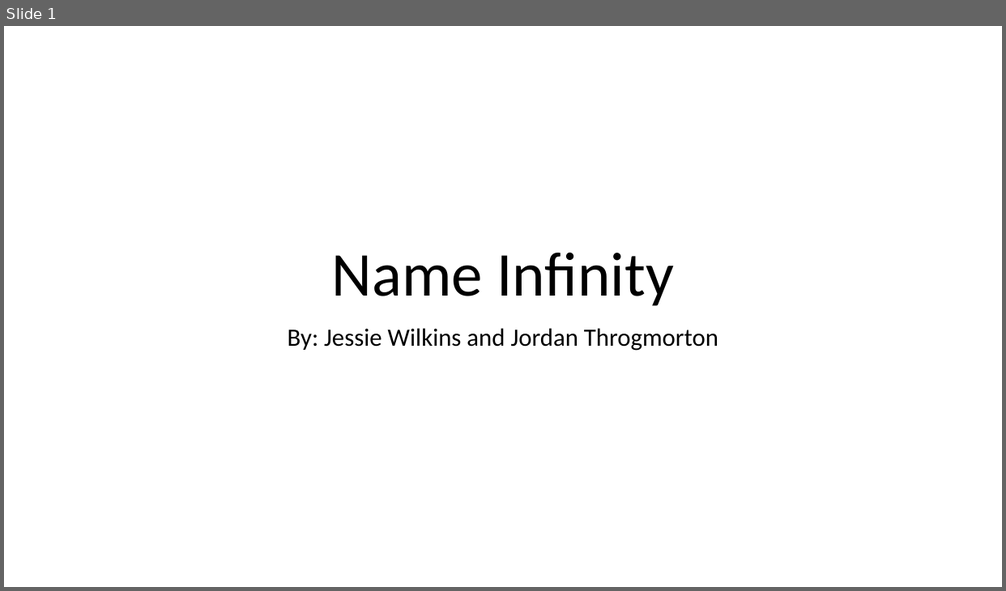
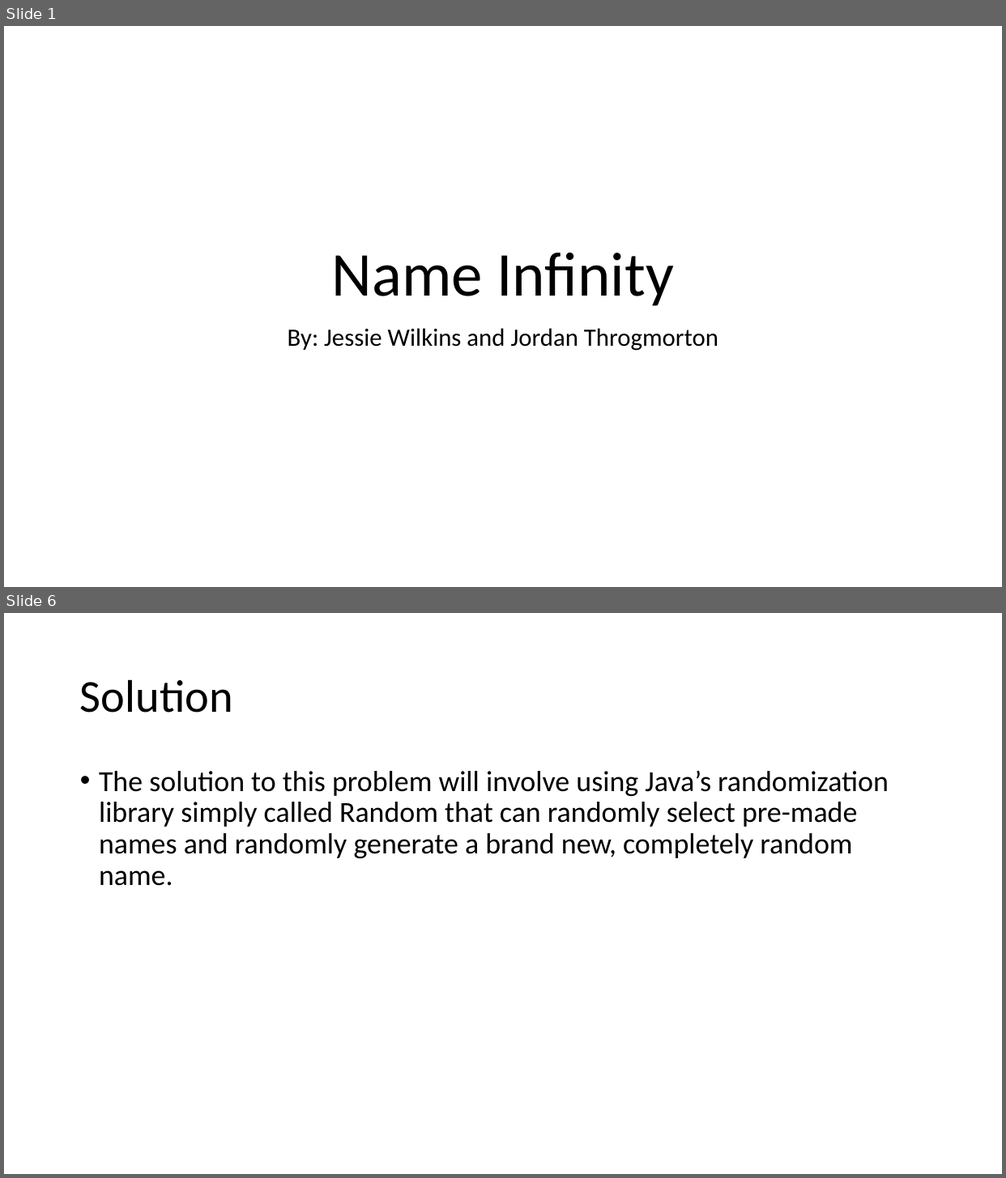
Before and after one commit to Jessie-Wilkins/NameInfinity, a slide deck: Name Infinity.pptx. Shown one above the other, each under a label of ours: slide 1 before the commit, slides 1 and 6 after it; the slides between them are not shown. The pictures are 1006x591 and 1006x1178 pixels, drawn with LibreOffice and Linux fonts; fonts in the diff are those of the drawing. Boxes give left, top, right and bottom in pixels: in the first picture for what was removed or moved away, otherwise in the second. Text is boxed around its words. In the diff, an @@ line names an element or a change of style, - is before the commit and + after.

Commit message:
Power point
Added additional slides including overview, problem, solution, and business applications

```diff
--- a/Name Infinity.pptx
+++ b/Name Infinity.pptx
@@ slide 6 added at [4,613,1002,1174], background #FFFFFF @@
@@ title added at [80,679,233,713], 44 pt, text #000000 @@
+Solution
@@ text added at [99,770,889,886], 28 pt, text #000000 @@
+• The solution to this problem will involve using Java’s randomization library simply called Random that can randomly select pre-made names and randomly generate a brand new, completely random name.
```
Also in this commit, not shown: 1 slide changed, 4 other slides added.
